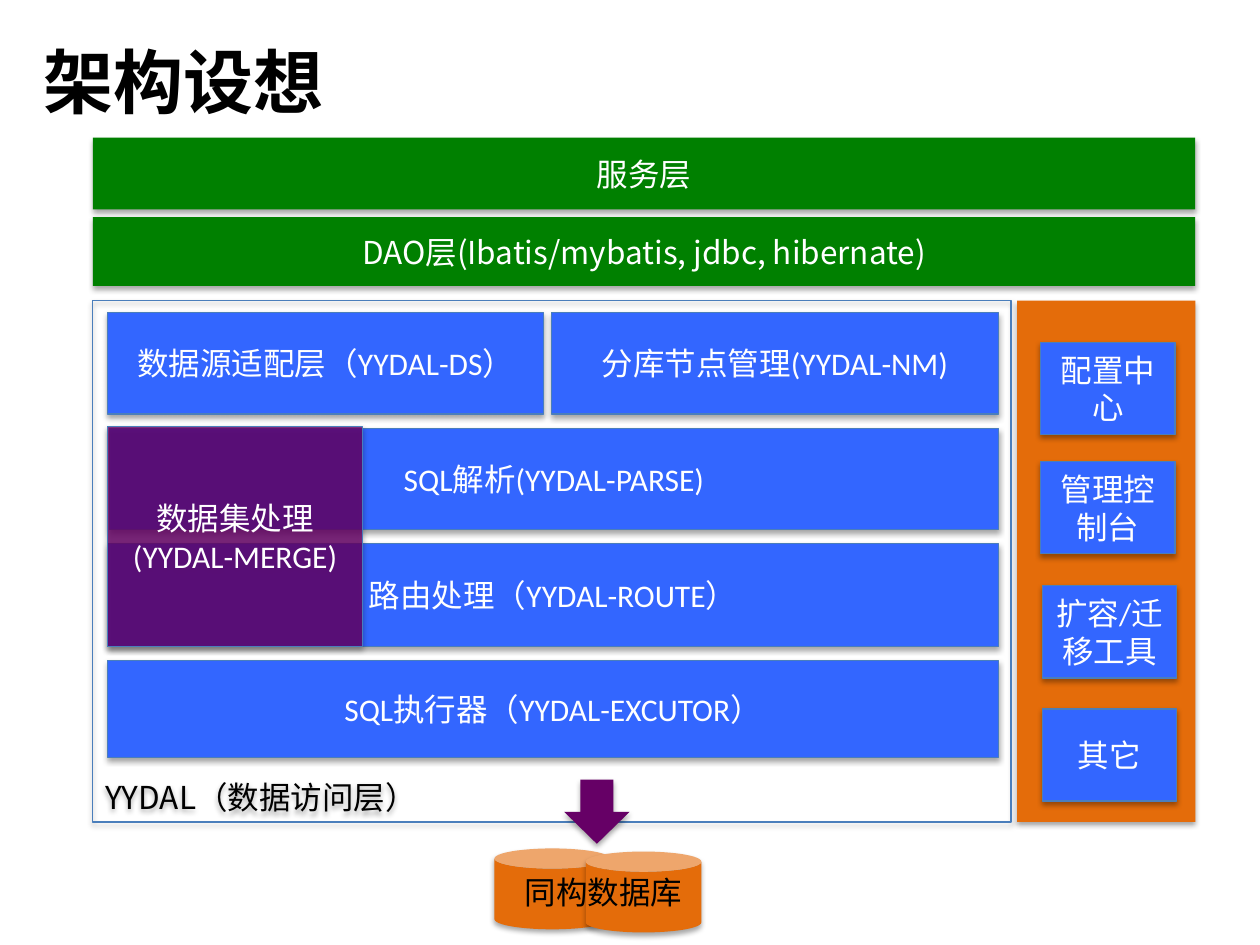
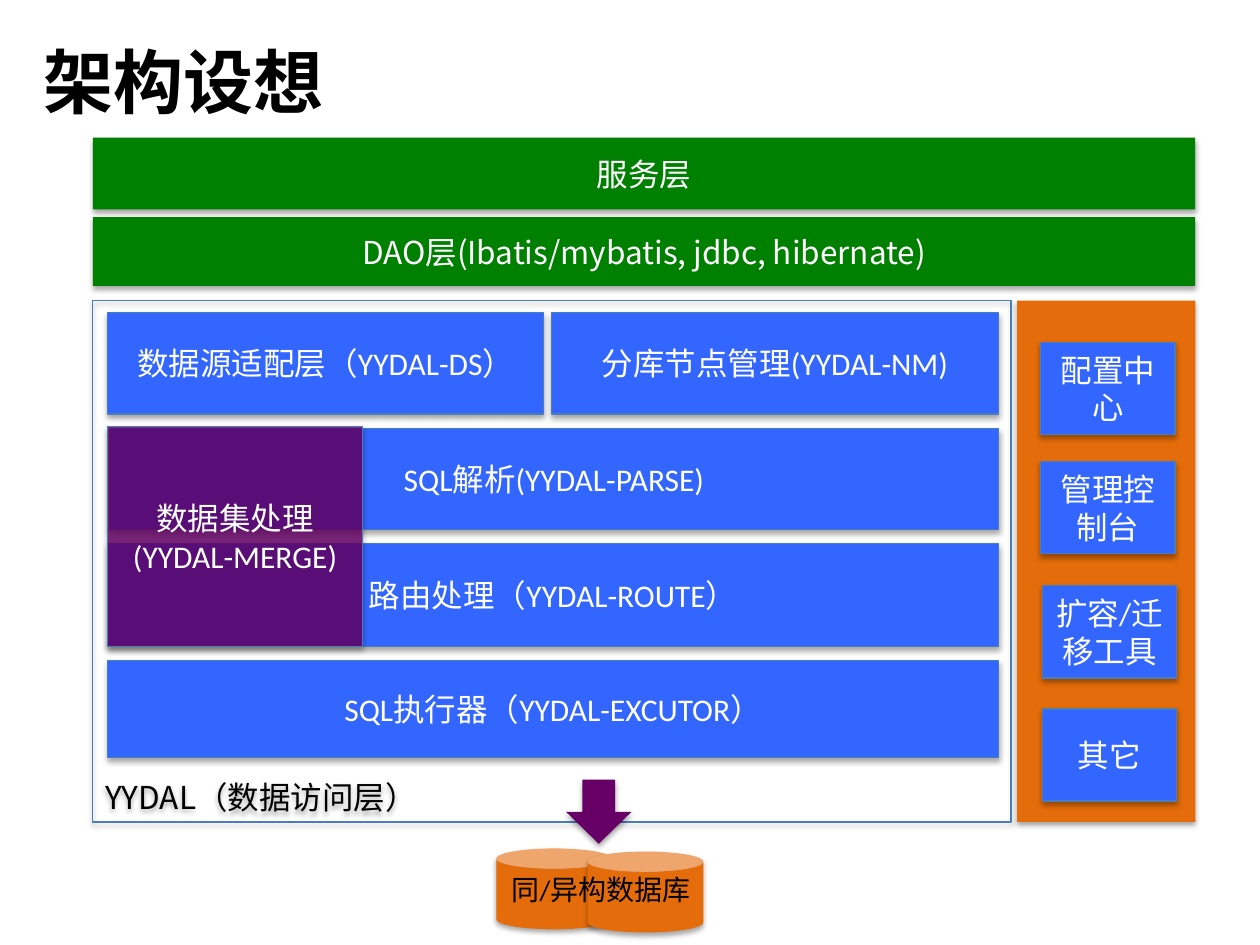
Before and after one commit to zl2006/yy-document, a slide deck: slide 7 of 【技术】分布式数据库/分布式数据库设计（YYDAL）.pptx (slide 3 before the commit). Drawn at 1260x945 pixels with LibreOffice and Linux fonts; fonts in the diff are those of the drawing. Boxes give left, top, right and bottom in pixels: in the first picture for what was removed or moved away, otherwise in the second. Text is boxed around its words. In the diff, an @@ line names an element or a change of style, - is before the commit and + after.

Commit message:
分布式数据库设计文档完善

```diff
--- a/【技术】分布式数据库/分布式数据库设计（YYDAL）.pptx
+++ b/【技术】分布式数据库/分布式数据库设计（YYDAL）.pptx
@@ text at (x1=512, y1=876, x2=690, y2=903): text changed; size 18 to 16 pt @@
-同构数据库
+同/异构数据库
```
Also in this commit, not shown: 5 other slides changed, 8 slides added.
